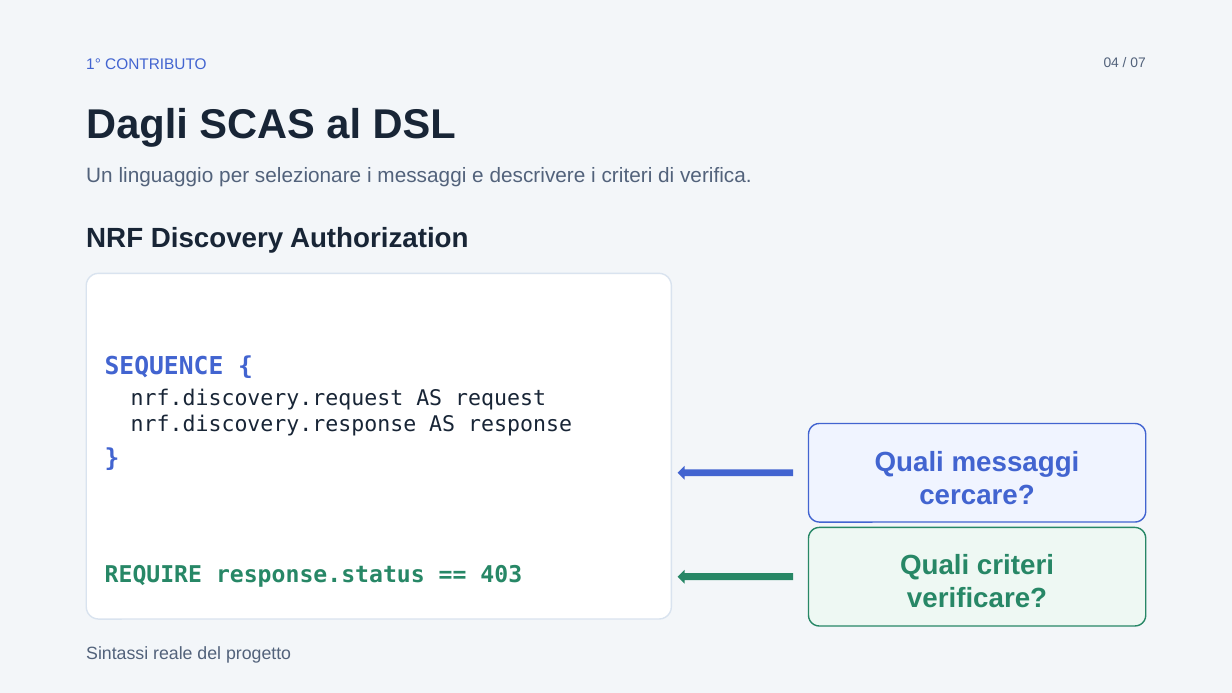
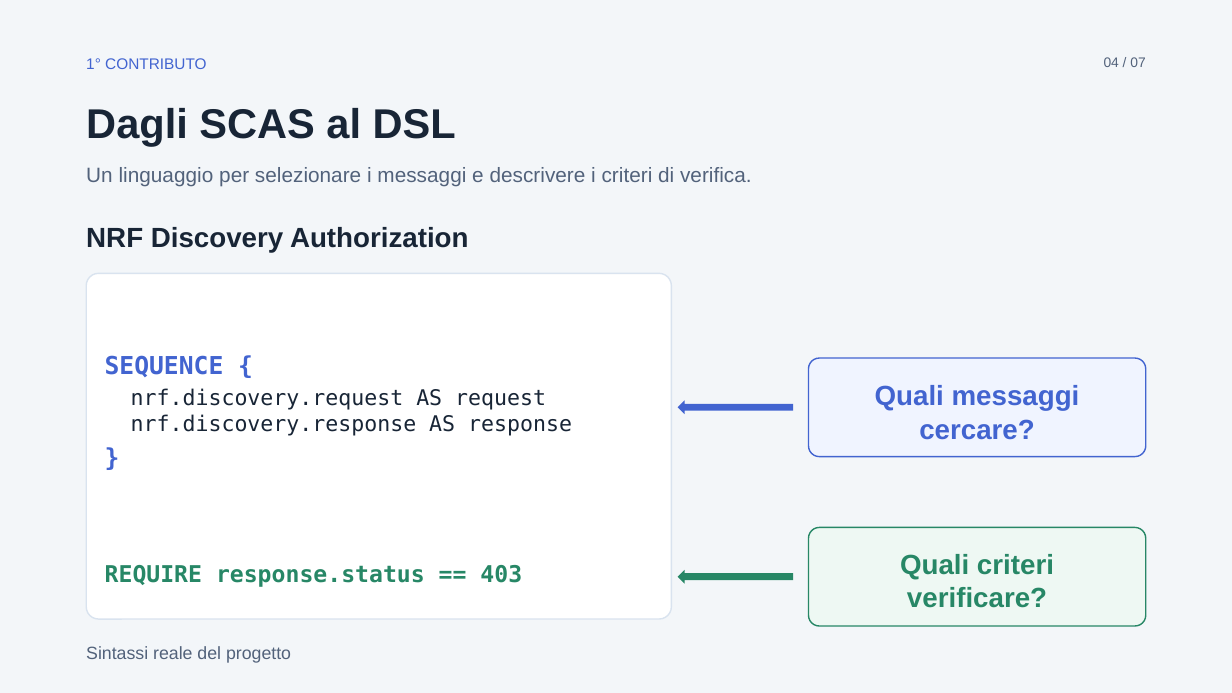
Before and after one commit to desila23/5g-security-assurance-thesis, a slide deck: slide 4 of 5g-thesis-presentation-5min/tesi-5min-statico.pptx. Drawn at 1232x693 pixels with LibreOffice and Linux fonts; fonts in the diff are those of the drawing. Boxes give left, top, right and bottom in pixels: in the first picture for what was removed or moved away, otherwise in the second. Text is boxed around its words. In the diff, an @@ line names an element or a change of style, - is before the commit and + after.

```diff
--- a/5g-thesis-presentation-5min/tesi-5min-statico.pptx
+++ b/5g-thesis-presentation-5min/tesi-5min-statico.pptx
@@ 1 text, 1 left arrow, 1 rounded rectangle: place and size @@
-1 text, 1 left arrow, 1 rounded rectangle at <box>678,423,1146,522</box>
+1 text, 1 left arrow, 1 rounded rectangle at <box>678,358,1146,456</box>
```
Also in this commit, not shown: 1 other slide changed, 4 other files.
